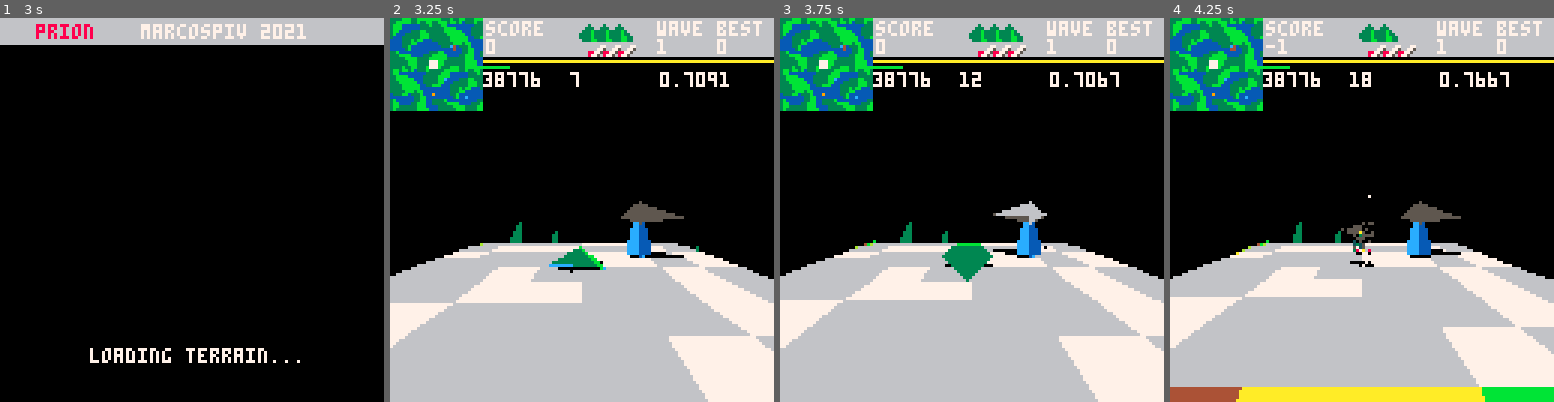
Above: before the commit, frames 1-4 (left to right).
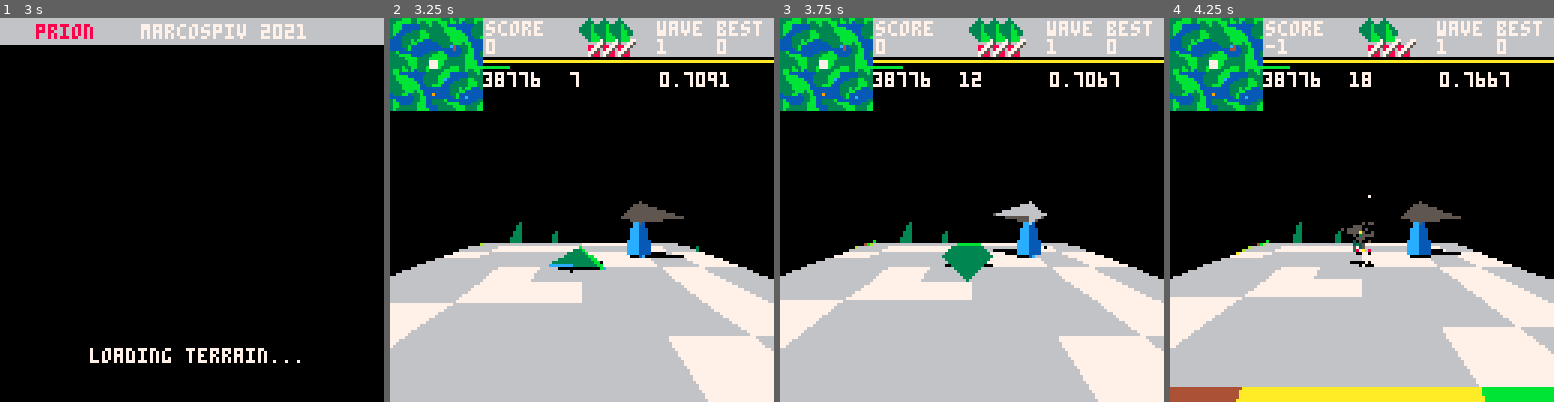
Above: after the commit, the same moments.

Repository: tpnk-dev/prion-pico8
Game: PICO-8 cartridge main.p8
Two runs of this game, one before a commit and one after it. Both use one fixed random seed, a clock stepped at 60 frames per second and the inputs below.
Inputs:
- Up to frame 1 (3 s): tap X (X key) at 0.33, 1.07, 1.85, 2.97 s; tap O (Z key) at 0.7, 1.7, 2.1, 2.5, 2.9 s; hold Right 1.6-2.1 s; hold Up 2.15-2.42 s; hold Right from 2.47 s (still down)
- Up to frame 2 (3.25 s): release Right at 3.03 s; hold Left from 3.08 s (still down)
- Up to frame 3 (3.75 s): tap O (Z key) at 3.3, 3.7 s; release Left at 3.58 s; hold Down from 3.63 s (still down)
- Up to frame 4 (4.25 s): release Down at 3.97 s; hold Right from 4.02 s (still down); tap X (X key) at 4.08 s; tap O (Z key) at 4.1 s

Frame 1 is identical in both runs. In frame 2, 0.8% of the frame differs, in the area x 49-65%, y 0-11%; in frame 3, 0.8%; in frame 4, 0.7%.

Commit message:
fix sprites + add placeholder audio

Diff:
--- a/game.lua
+++ b/game.lua
@@ -522,6 +522,7 @@
             local x_z_distance_to_player = v_len(player, object3d)
 
             if(x_z_distance_to_player < 600 or object3d.is_mutated) then
+                play_audio_vicinity(object3d, 4, -1)
                 attack_player(object3d, current_height, x_z_distance_to_player)
             else
                 -- only search for mutated bushes if not mutated
@@ -574,6 +575,7 @@
 add(spawn_funcs,function (x,y,z)
     local new_bomber = create_object3d(19,x,y,z,.25,0,0,
         function(object3d)
+            play_audio_vicinity(object3d, 4, -1)
             local current_height = get_height_pos(object3d.x, object3d.z)
             local shooting_interval = 0.7
 
@@ -622,6 +624,7 @@
 add(spawn_funcs,function (x,y,z)
     local new_fighter = create_object3d(21,x,y,z,.25,0,0,
         function(object3d)
+            play_audio_vicinity(object3d, 4, -1)
             local current_height = object3d.y - get_height_pos(object3d.x, object3d.z)
             local shooting_interval = 0.3
 
--- a/main.p8
+++ b/main.p8
@@ -63,16 +63,15 @@
 00000000000000000000000000000000000000000000000000000000000000000000000000000000000000000000000000000000000000000000000000000000
 00000000000000000000000000000000000000000000000000000000000000000000000000000000000000000000000000000000000000000000000000000000
 00000000000000000000000000000000000000000000000000000000000000000000000000000000000000000000000000000000000000000000000000000000
-00000000000000000000000000000000000000000000000000000000000000000000000000000000000000000000000000000000000000000000000000000000
-00000000000000000000000000000000000000000000000000000000000000000000000000000000000000000000000000000000000000000000000000000000
-00030000000000000000000000777700000000000000000000000000000000000000000000000000000000000000000000000000000000000000000000000000
-0033300000000000c000000007777770000000000000000000000000000000000000000000000000000000000000000000000000000000000000000000000000
-0333b300000077001c0cccc077777777000000000000000000000000000000000000000000000000000000000000000000000000000000000000000000000000
-3333b33000077500c1cccccc60000606000000000000000000000000000000000000000000000000000000000000000000000000000000000000000000000000
-3333bb33887750001c1c1c1066006006000000000000000000000000000000000000000000000000000000000000000000000000000000000000000000000000
-0333bb3387750000c101c10006666666000000000000000000000000000000000000000000000000000000000000000000000000000000000000000000000000
-0033bbb0775800001000000000666660000000000000000000000000000000000000000000000000000000000000000000000000000000000000000000000000
-0003bbb0758800000000000000066000000000000000000000000000000000000000000000000000000000000000000000000000000000000000000000000000
+00030000000000000000000000000000000000000000000000000000000000000000000000000000000000000000000000000000000000000000000000000000
+00333000000000000000000000777700000000000000000000000000000000000000000000000000000000000000000000000000000000000000000000000000
+0333b30000007700c000000007777770000000000000000000000000000000000000000000000000000000000000000000000000000000000000000000000000
+3333b330000775001c0cccc077777777000000000000000000000000000000000000000000000000000000000000000000000000000000000000000000000000
+3333bb3388775000c1cccccc60000606000000000000000000000000000000000000000000000000000000000000000000000000000000000000000000000000
+0333bb33877500001c1c1c1066006006000000000000000000000000000000000000000000000000000000000000000000000000000000000000000000000000
+0033bbb077580000c101c10006666666000000000000000000000000000000000000000000000000000000000000000000000000000000000000000000000000
+0003bbb0758800001000000000666660000000000000000000000000000000000000000000000000000000000000000000000000000000000000000000000000
+00000000000000000000000000066000000000000000000000000000000000000000000000000000000000000000000000000000000000000000000000000000
 
 
 
